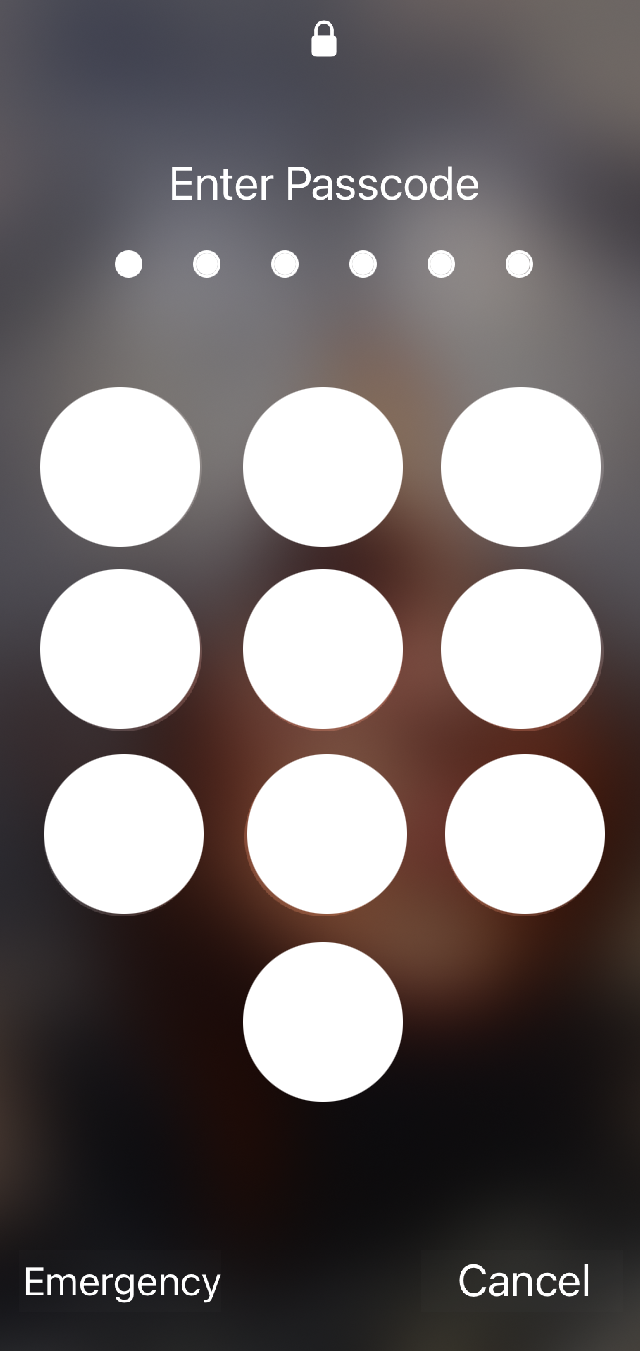
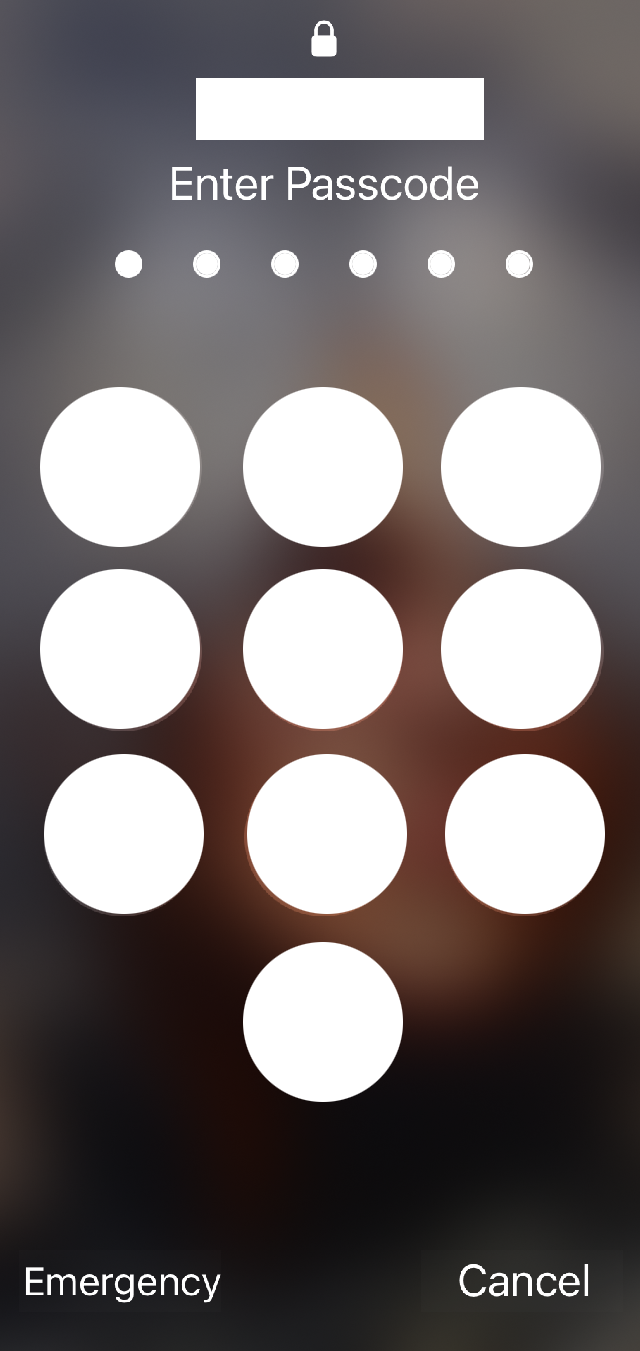
The second w=640, h=1351 image is a revision of the first. Changes to its layers:
added layer "passcode" above "Group 1" over [left=196, top=78, right=484, bottom=140]
